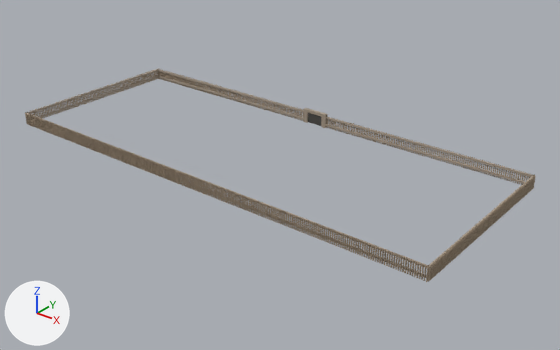
An edit to the glTF model chicago/4d/assets/web/kinzie_house_1812_green__kinzie_1804.glb, drawn before and after from the same camera.
Rendered twice from a 50 mm lens placed at (56.0, -35.0, 25.3), pointed at (21.5, 8.1, -1.5). The axes (+X, +Y, +Z) are drawn at lower left. The lights are the same throughout. The picture after the commit comes second. Where no turn or scale is listed for an object, it has been applied to the vertices. Vertices at exactly the same position are counted once.

The first picture shows 'kinzie_house_1812_green__kinzie_1804'.
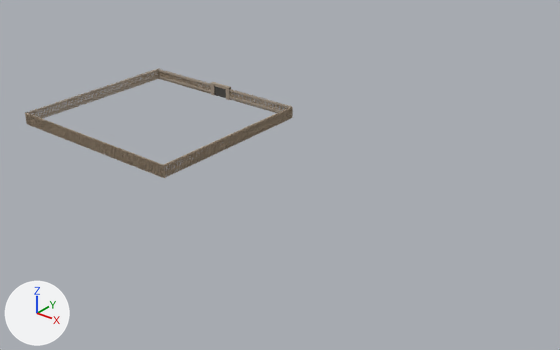
Where the newer file only moved an object's origin or applied its transform, the numbers keep the older frame.

Edits to the scene script, one JSON object a line:
```json
{"block": "me_kinzie_house_1812_green__kinzie_1804", "where": "# used by ob_kinzie_house_1812_green__kinzie_1804; location = (19.5, 7.81, 0.6)"}
{"op": "remove", "block": "me_kinzie_house_1812_green__kinzie_1804", "code": "me_kinzie_house_1812_green__kinzie_1804.from_pydata(...)  # 8852 vertices, 12270 faces; spans x -19.5..19.5, y -7.9..7.9, z -0.6..0.6"}
{"op": "add", "block": "me_kinzie_house_1812_green__kinzie_1804", "code": "me_kinzie_house_1812_green__kinzie_1804.from_pydata(...)  # 5264 vertices, 7302 faces; spans x -19.5..-2.5, y -7.9..7.9, z -0.6..0.6"}
{"block": "me_kinzie_house_1812_green__kinzie_1804", "change": "me_kinzie_house_1812_green__kinzie_1804 part 1: the loose piece of 13 vertices spanning x -0.4, y -7.9..-7.8, z -0.6..0.5 is moved by (-2.1, 1.7, 0.0)"}
{"block": "me_kinzie_house_1812_green__kinzie_1804", "change": "me_kinzie_house_1812_green__kinzie_1804 part 2: the loose piece of 13 vertices spanning x -0.1..0.0, y -7.9..-7.8, z -0.6..0.5 is moved by (-2.4, 2.0, 0.0)"}
{"block": "me_kinzie_house_1812_green__kinzie_1804", "change": "me_kinzie_house_1812_green__kinzie_1804 part 3: the loose piece of 13 vertices spanning x 0.7..0.8, y -7.9..-7.8, z -0.6..0.5 is moved by (-3.2, 2.8, 0.0)"}
{"block": "me_kinzie_house_1812_green__kinzie_1804", "change": "me_kinzie_house_1812_green__kinzie_1804 part 4: the loose piece of 13 vertices spanning x 1.2, y -7.9..-7.8, z -0.6..0.5 is moved by (-3.7, 3.4, 0.0)"}
{"block": "me_kinzie_house_1812_green__kinzie_1804", "change": "me_kinzie_house_1812_green__kinzie_1804 part 5: the loose piece of 13 vertices spanning x 0.2..0.3, y -7.9..-7.8, z -0.6..0.5 is scaled about its middle by (-0.0221, -0.00713, 1), then moved by (-2.7, 3.8, 0.0)"}
{"block": "me_kinzie_house_1812_green__kinzie_1804", "change": "me_kinzie_house_1812_green__kinzie_1804 part 6: the loose piece of 13 vertices spanning x 2.0, y -7.9..-7.8, z -0.6..0.5 is moved by (-4.5, 4.1, 0.0)"}
{"block": "me_kinzie_house_1812_green__kinzie_1804", "change": "me_kinzie_house_1812_green__kinzie_1804 part 7: 346 loose pieces with 4462 vertices, spanning x -11.6..19.5, y -7.9..7.9, z -0.6..0.6, are deleted"}
{"block": "me_kinzie_house_1812_green__kinzie_1804", "change": "me_kinzie_house_1812_green__kinzie_1804 part 8: 131 vertices moved within x -19.5..-2.5, y -7.9..7.7, z -0.6..0.5; 433 vertices removed from x -19.5..-0.7, y -7.9..7.7, z -0.6..0.5; 1315 vertices added at x -19.5..-2.5, y -7.9..7.9, z -0.6..0.6"}
{"block": "me_kinzie_house_1812_green__kinzie_1804", "change": "me_kinzie_house_1812_green__kinzie_1804 part 9: 8 vertices removed from x 19.5, y -7.8..-7.7, z -0.4..0.4"}
{"block": "me_kinzie_house_1812_green__kinzie_1804", "change": "other edits to the shape of me_kinzie_house_1812_green__kinzie_1804 do not show in these pictures"}
```

Where the change shows, as pixel boxes (x1, y1, x2, y2) in the pictures (560 x 350 px; the box of a moved part takes in the faces that stretch with it):
```json
{"object": "kinzie_house_1812_green__kinzie_1804", "change": "reshaped", "before": [25, 68, 536, 282], "after": [25, 68, 293, 178], "on screen": "47% narrower, 48% shorter"}
{"part": 1, "of": "me_kinzie_house_1812_green__kinzie_1804", "change": "moved or reshaped", "before": [183, 172, 185, 186], "after": [179, 157, 181, 171]}
{"part": 2, "of": "me_kinzie_house_1812_green__kinzie_1804", "change": "moved or reshaped", "before": [186, 174, 188, 188], "after": [182, 156, 184, 169]}
{"part": 3, "of": "me_kinzie_house_1812_green__kinzie_1804", "change": "moved or reshaped", "before": [194, 177, 196, 191], "after": [189, 153, 191, 166]}
{"part": 4, "of": "me_kinzie_house_1812_green__kinzie_1804", "change": "moved or reshaped", "before": [199, 179, 201, 193], "after": [195, 150, 197, 163]}
{"part": 5, "of": "me_kinzie_house_1812_green__kinzie_1804", "change": "moved or reshaped", "before": [189, 175, 191, 189], "after": [198, 149, 200, 162]}
{"part": 6, "of": "me_kinzie_house_1812_green__kinzie_1804", "change": "moved or reshaped", "before": [207, 182, 209, 196], "after": [201, 147, 203, 160]}
{"part": 7, "of": "me_kinzie_house_1812_green__kinzie_1804", "change": "deleted", "before": [206, 85, 536, 282]}
{"part": 8, "of": "me_kinzie_house_1812_green__kinzie_1804", "change": "built on", "before": [40, 69, 308, 178], "after": [27, 69, 293, 178]}
{"part": 9, "of": "me_kinzie_house_1812_green__kinzie_1804", "change": "deleted", "before": [27, 113, 429, 278]}
```
